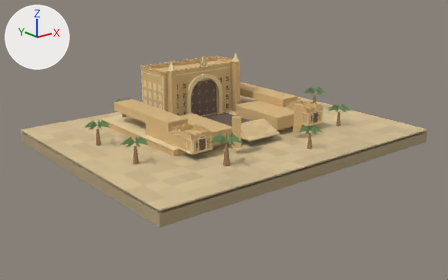
A saved change to the glTF model assets/landmarks/labyrinth.glb.
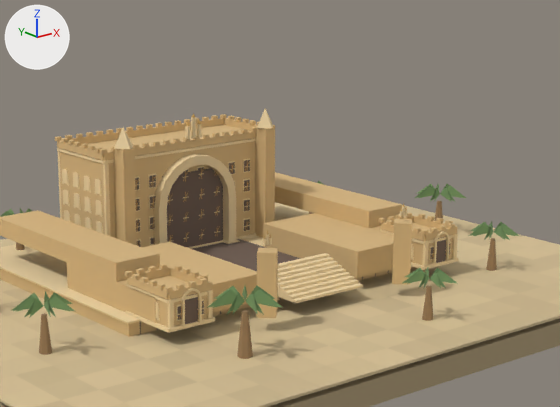
Old and new are each drawn whole from a 50 mm lens placed at (-69.1, -86.4, 32.6), pointed at (-1.3, -1.6, -1.3) and again close up on the part from 26% to 82% of the width and 1% to 67% of the height. Every picture has the same lights, and +X, +Y and +Z are marked at upper left. The last two pictures show the newer version. Vertices at exactly the same position are counted once.

Names of what the first close-up shows: 'excavation', 'landscape', 'portal', 'portal-roof', 'site', 'survey-camp', 'survey-camp-roof' and 2 more.
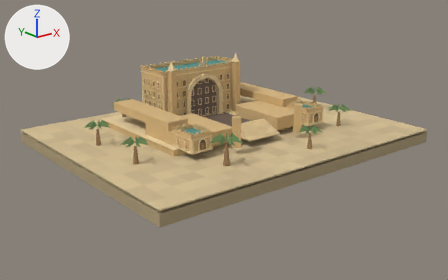
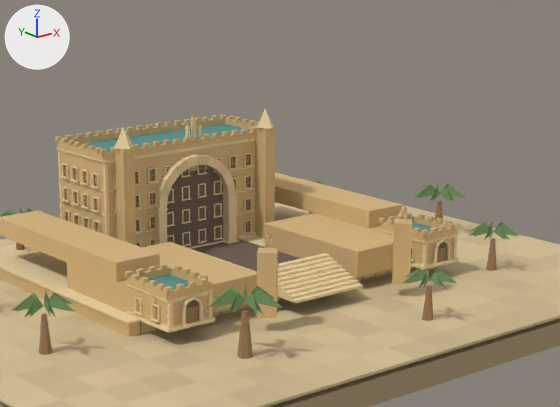
Changed parts and their boxes (x1, y1, x2, y2) in the close-ups (560 x 407 px; the box of a moved part takes in the faces that stretch with it):
'portal', reshaped
    before: (57, 108, 275, 249)
    after: (56, 108, 275, 249)
part 1 of me_portal, deleted
    before: (62, 158, 250, 246)
part 2 of me_portal, built on
    before: (57, 138, 256, 247)
    after: (58, 139, 256, 247)
part 3 of me_portal_roof, added (cyan)
    after: (83, 124, 250, 152)
part 4 of me_survey_camp, added
    after: (126, 284, 214, 302)
part 5 of me_survey_camp, added
    after: (156, 317, 209, 328)
part 6 of me_survey_camp, moved or reshaped
    before: (380, 229, 458, 266)
    after: (379, 229, 459, 266)
part 7 of me_survey_camp, moved or reshaped
    before: (127, 284, 213, 328)
    after: (128, 286, 213, 328)
part 8 of me_survey_camp_roof, added
    after: (148, 275, 189, 290)
part 9 of me_survey_camp_roof, added
    after: (412, 222, 439, 232)

The edits, one by one:
me_portal is used by ob_portal; location (0.0, 0.0, 0.0).
me_portal had 6464 vertices, 10152 faces and spanned x -9.2..9.2, y 4.8..13.7, z 1.2..12.9.
me_portal now has 8472 vertices, 13630 faces and spans x -9.3..9.3, y 4.8..13.8, z 1.2..12.9.
me_portal part 1: 314 loose pieces with 3264 vertices, spanning x -9.1..9.1, y 6.3..13.7, z 1.9..8.5, are deleted.
me_portal part 2: 182 vertices moved within x -9.1..9.1, y 6.3..13.7, z 1.5..10.1; 2472 vertices removed from x -9.1..9.1, y 6.3..13.7, z 1.5..10.2; 7648 vertices added at x -9.3..9.3, y 5.6..13.8, z 1.5..9.9.
Other edits to the shape of me_portal do not show in these pictures.
me_portal_roof is used by ob_portal_roof; location (0.0, 0.0, 0.0).
me_portal_roof had 416 vertices, 624 faces and spanned x -9.2..9.2, y 6.3..13.7, z 10.2..11.1.
me_portal_roof now has 424 vertices, 636 faces and spans x -9.2..9.2, y 6.3..13.7, z 10.2..11.1.
me_portal_roof part 3: a new loose piece, a box spanning x -9.0..9.0, y 6.5..13.5, z 10.18..10.28, in mat_matte_vertex_colors.
me_survey_camp is used by ob_survey_camp; location (0.0, 0.0, 0.0).
me_survey_camp had 1356 vertices, 2256 faces and spanned x -15.1..15.1, y -13.0..-5.3, z 1.2..6.2.
me_survey_camp now has 1516 vertices, 2452 faces and spans x -15.2..15.2, y -13.0..-5.2, z 1.2..6.2.
me_survey_camp part 4: a new loose piece, a box spanning x -15.05..-10.95, y -10.65..-5.35, z 3.48..3.6, in mat_matte_vertex_colors.
me_survey_camp part 5: a new loose piece, a box spanning x -14.96..-11.04, y -10.56..-5.44, z 1.48..1.59, in mat_matte_vertex_colors.
me_survey_camp part 6: 21 vertices moved within x 11.0..15.0, y -10.6..-5.3, z 1.5..3.5; 454 vertices removed from x 11.1..14.9, y -10.8..-5.3, z 1.4..4.1; 638 vertices added at x 10.8..15.2, y -11.1..-5.2, z 1.4..3.6.
me_survey_camp part 7: 21 vertices moved within x -15.0..-11.0, y -10.6..-5.3, z 1.5..3.5; 478 vertices removed from x -15.0..-11.0, y -10.8..-5.3, z 1.4..4.1; 430 vertices added at x -15.2..-10.8, y -11.1..-5.3, z 1.4..3.5.
Other edits to the shape of me_survey_camp do not show in these pictures.
me_survey_camp_roof is used by ob_survey_camp_roof; location (0.0, 0.0, 0.0).
me_survey_camp_roof had 320 vertices, 480 faces and spanned x -15.1..15.1, y -10.7..-5.3, z 3.6..4.5.
me_survey_camp_roof now has 336 vertices, 504 faces and spans x -15.1..15.1, y -10.7..-5.3, z 3.6..4.5.
me_survey_camp_roof part 8: a new loose piece, a box spanning x -14.9..-11.1, y -10.5..-5.5, z 3.58..3.68, in mat_matte_vertex_colors.
me_survey_camp_roof part 9: a new loose piece, a box spanning x 11.1..14.9, y -10.5..-5.5, z 3.58..3.68, in mat_matte_vertex_colors.
